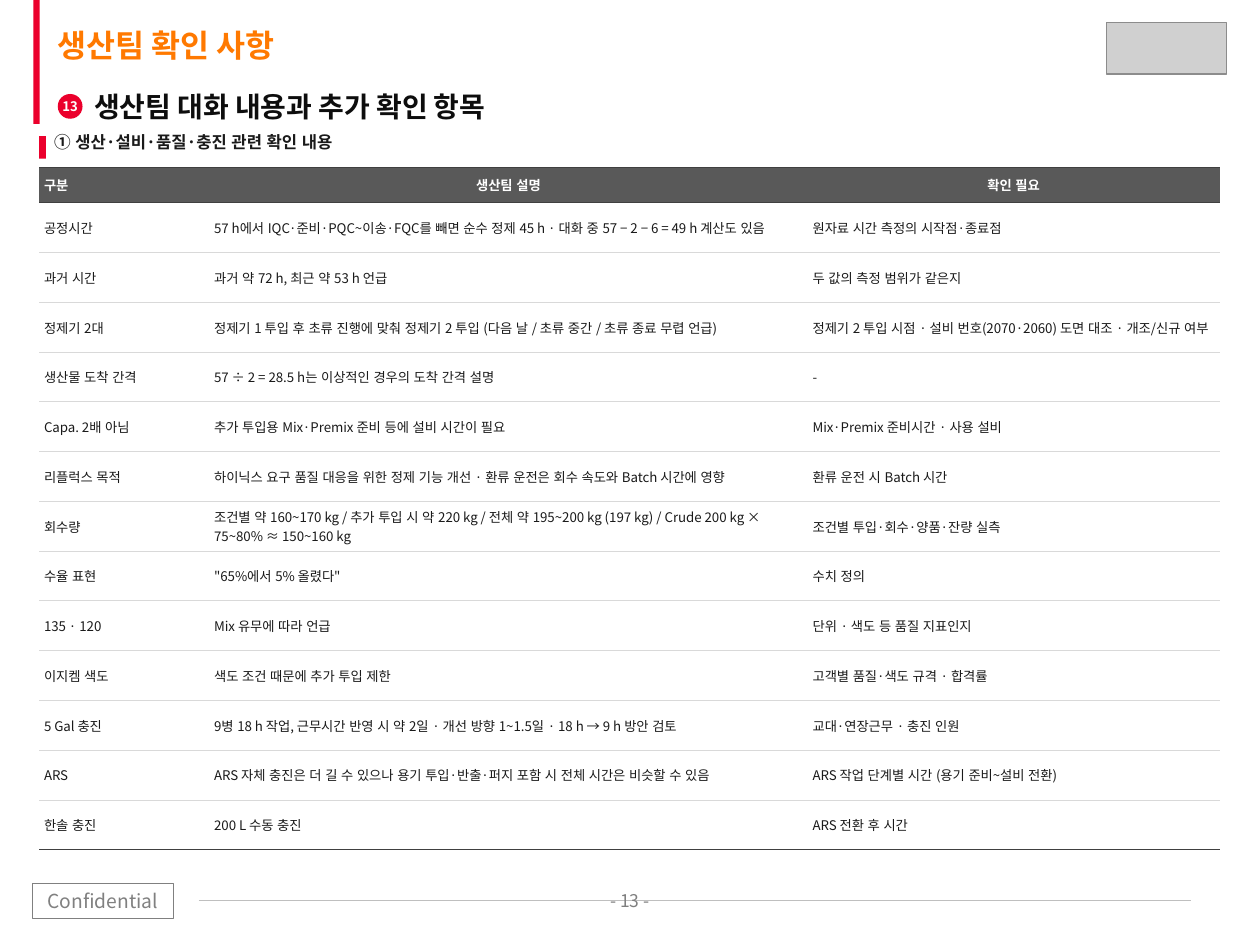
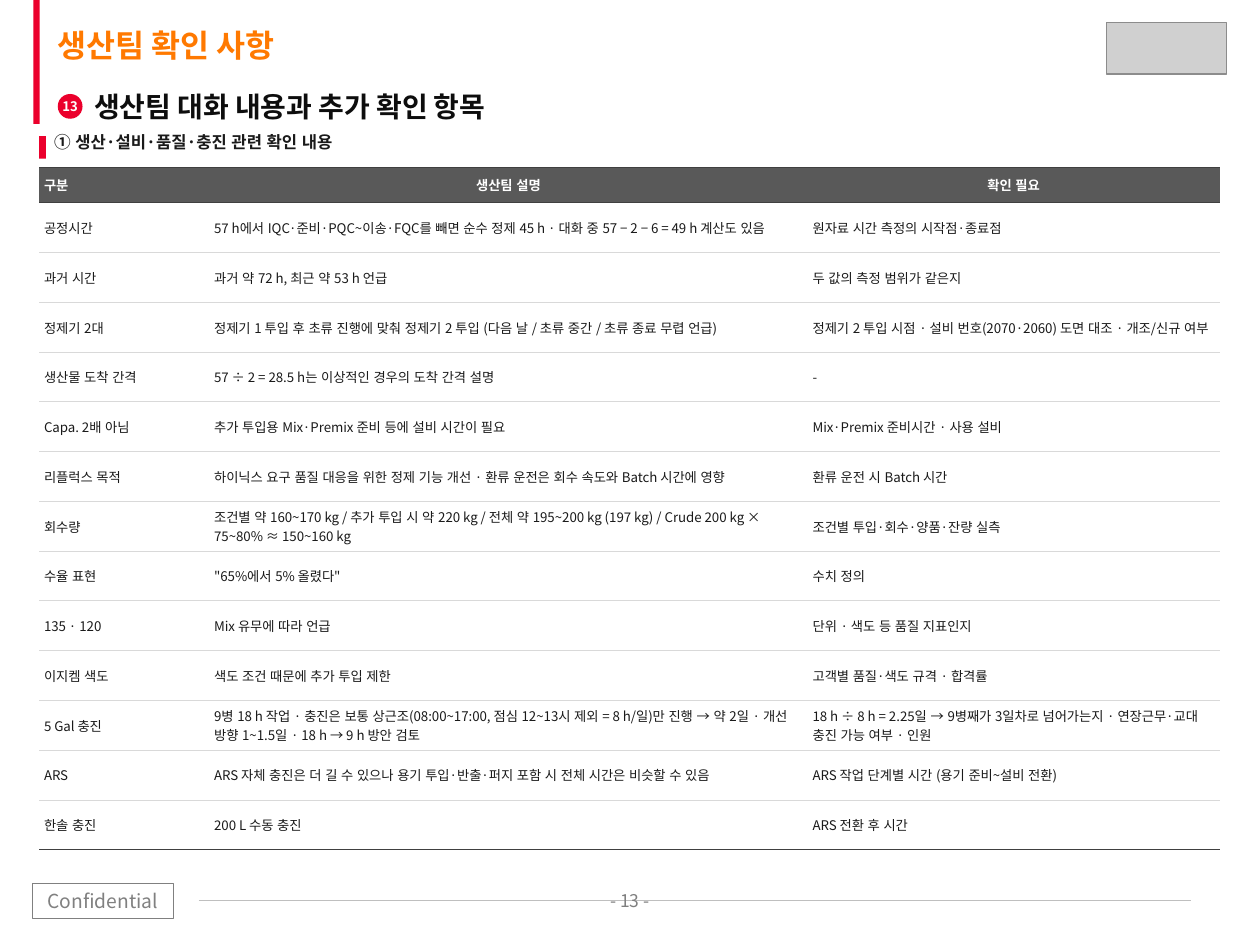
Before and after one commit to Jameskim25/-, a slide deck: slide 13 of SKTC_CpZr_Capacity_Reflux_Roadmap_2027_2028.pptx. Drawn at 1260x945 pixels with LibreOffice and Linux fonts; fonts in the diff are those of the drawing; grey boxes stand for pictures. Boxes give left, top, right and bottom in pixels: in the first picture for what was removed or moved away, otherwise in the second. Text is boxed around its words. In the diff, an @@ line names an element or a change of style, - is before the commit and + after.

```diff
--- a/SKTC_CpZr_Capacity_Reflux_Roadmap_2027_2028.pptx
+++ b/SKTC_CpZr_Capacity_Reflux_Roadmap_2027_2028.pptx
@@ table at (39, 168, 1220, 849) @@
-row 12, column 2: 9병 18 h 작업, 근무시간 반영 시 약 2일 · 개선 방향 1~1.5일 · 18 h → 9 h 방안 검토
+row 12, column 2: 9병 18 h 작업 · 충진은 보통 상근조(08:00~17:00, 점심 12~13시 제외 = 8 h/일)만 진행 → 약 2일 · 개선 방향 1~1.5일 · 18 h → 9 h 방안 검토
-row 12, column 3: 교대·연장근무 · 충진 인원
+row 12, column 3: 18 h ÷ 8 h = 2.25일 → 9병째가 3일차로 넘어가는지 · 연장근무·교대 충진 가능 여부 · 인원
```
Also in this commit, not shown: 3 other slides changed, 4 other files.
